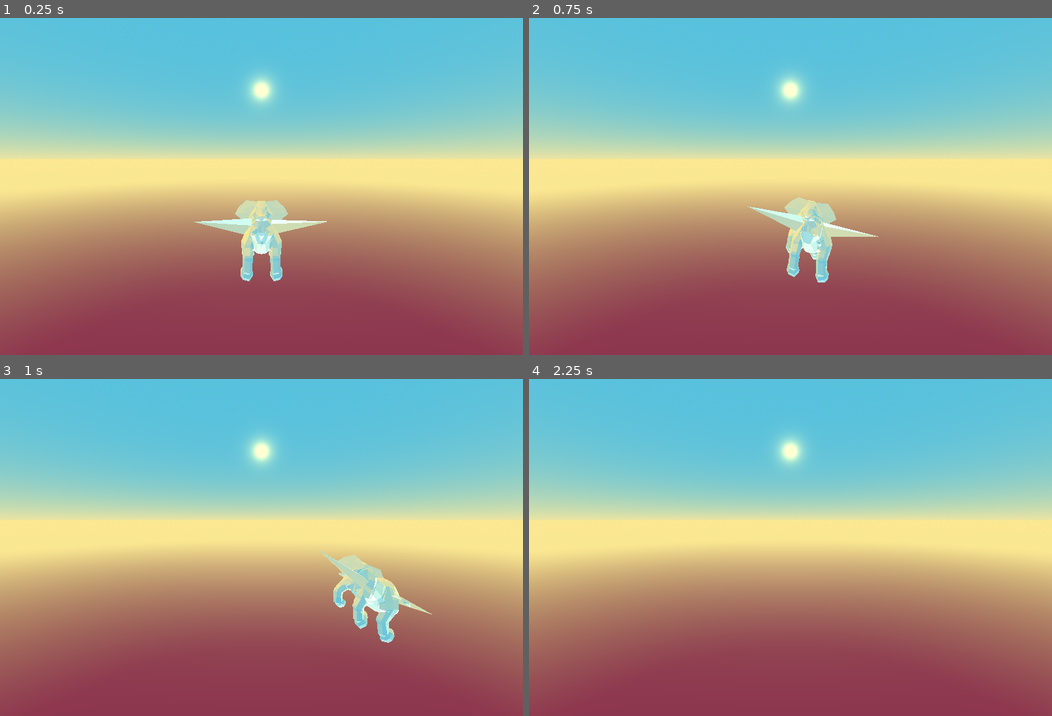
Above: before the commit, frames 1-4 (two rows, left to right).
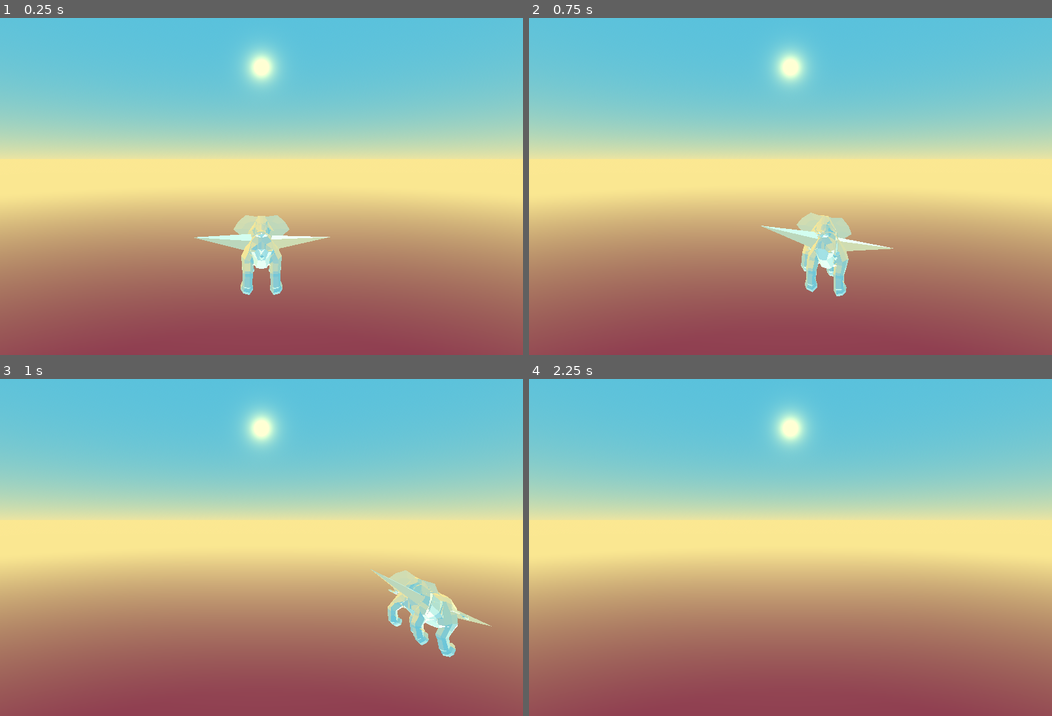
Above: after the commit, the same moments.

Repository: Team-Reimagination/tweaked-to-the-grave
Game: Godot game, scene res://assets/scenes/play_state/play_state.tscn
Same seed, same stepped clock (60 frames per second), same inputs: the game is played once before the commit and once after it. This scene is started directly instead of the project's main scene.
Inputs:
- Up to frame 1 (0.25 s): no input
- Up to frame 2 (0.75 s): tap Enter (Accept_UI) at 0.5, 0.6 s; hold Right (Right_GP) from 0.53 s (still down)
- Up to frame 3 (1 s): keep holding Right (Right_GP)
- Up to frame 4 (2.25 s): release Right (Right_GP) at 1.28 s; hold Down (Down_GP) 1.28-2.03 s; tap Enter (Accept_UI) at 1.35, 2, 2.1 s; hold Right (Right_GP) from 2.03 s (still down)

The runs differ from the first frame. In frame 1, 16% of the frame differs, in the area x 21-79%, y 7-88%; in frame 2, 16%; in frame 3, 18%, in the area x 21-94%, y 7-88%; in frame 4, 16%.

Commit message:
top and max speed + some adjustments

Diff:
--- a/assets/objects/general/ship/shipHandler.gd
+++ b/assets/objects/general/ship/shipHandler.gd
@@ -1,13 +1,21 @@
 extends CharacterBody3D
 
-var speed = 40;
+# movement speed
+var speed = 50;
 var accel = Input.get_vector("Left_GP", "Right_GP", "Down_GP", "Up_GP");
+
+#velocities
 var vel = Vector3.ZERO
-var decel = 30;
+var topVel = 35;
+var maxVel = 60;
+
+#deleration when at standstill and strength of speed when turning around
+var decel = 40;
 var turnAroundMod = 2.3;
 
+#individual handlers
 var leftRight;
-var upDown
+var upDown;
 
 func _physics_process(delta: float) -> void:
 	accel = Vector3.ZERO;
@@ -32,10 +40,14 @@
 	if accel != Vector3.ZERO:
 		velocity += accel * delta;
 
+		for i in ["x", "y", "z"]:
+			if (abs(velocity[i]) > maxVel): velocity[i] = maxVel if velocity[i] > 0 else -maxVel
+			if (abs(velocity[i]) > topVel): velocity[i] = lerpf(velocity[i], (topVel if velocity[i] > 0 else -topVel), 0.3)
+
 	for i in ["x", "y", "z"]:
 		if abs(accel[i]) < 0.0001:
 			velocity[i] = max(0.0, velocity[i] - decel * delta) if velocity[i] > 0 else min(0.0, velocity[i] + decel * delta)
 
-	self.rotation.x = velocity.x / 80;
-	self.rotation.z = velocity.y / 80;
+	self.rotation.x = lerpf(self.rotation.x, velocity.x / 80, 0.15);
+	self.rotation.z = lerpf(self.rotation.z, velocity.y / 80, 0.15);
 	move_and_slide()
--- a/assets/scenes/play_state/play_state.tscn
+++ b/assets/scenes/play_state/play_state.tscn
@@ -58,7 +58,10 @@
 
 [node name="Camera" type="Camera3D" parent="."]
 transform = Transform3D(1, 0, 0, 0, 1, 0, 0, 0, 1, 0, 4.64541, 0)
+keep_aspect = 0
 fov = 90.0
+near = 0.001
+far = 2000.0
 
 [node name="Floor" type="MeshInstance3D" parent="."]
 transform = Transform3D(900, 0, 0, 0, 0.319, 0, 0, 0, 900, 0, -50, -158.117)
@@ -68,13 +71,13 @@
 
 [node name="Objects" type="Node3D" parent="."]
 
-[node name="CharacterBody3D" type="CharacterBody3D" parent="Objects"]
-transform = Transform3D(-2.18557e-08, 0, 0.5, 0, 0.5, 0, -0.5, 0, -2.18557e-08, 0, 0, -20)
+[node name="Ship" type="CharacterBody3D" parent="Objects"]
+transform = Transform3D(-1.74846e-08, 0, 0.4, 0, 0.4, 0, -0.4, 0, -1.74846e-08, 0, 0, -20)
 script = ExtResource("1_oi2qx")
 
-[node name="ship" parent="Objects/CharacterBody3D" instance=ExtResource("1_wtpd3")]
+[node name="Model" parent="Objects/Ship" instance=ExtResource("1_wtpd3")]
 
-[node name="Hitbox" type="CollisionShape3D" parent="Objects/CharacterBody3D"]
+[node name="Hitbox" type="CollisionShape3D" parent="Objects/Ship"]
 transform = Transform3D(4.06381, 0, 0, 0, 1.1283, 0, 0, 0, 6.55579, -6.35552, -3.3265, -0.0356119)
 shape = SubResource("BoxShape3D_oi2qx")
 debug_color = Color(0, 0.741176, 1, 1)
